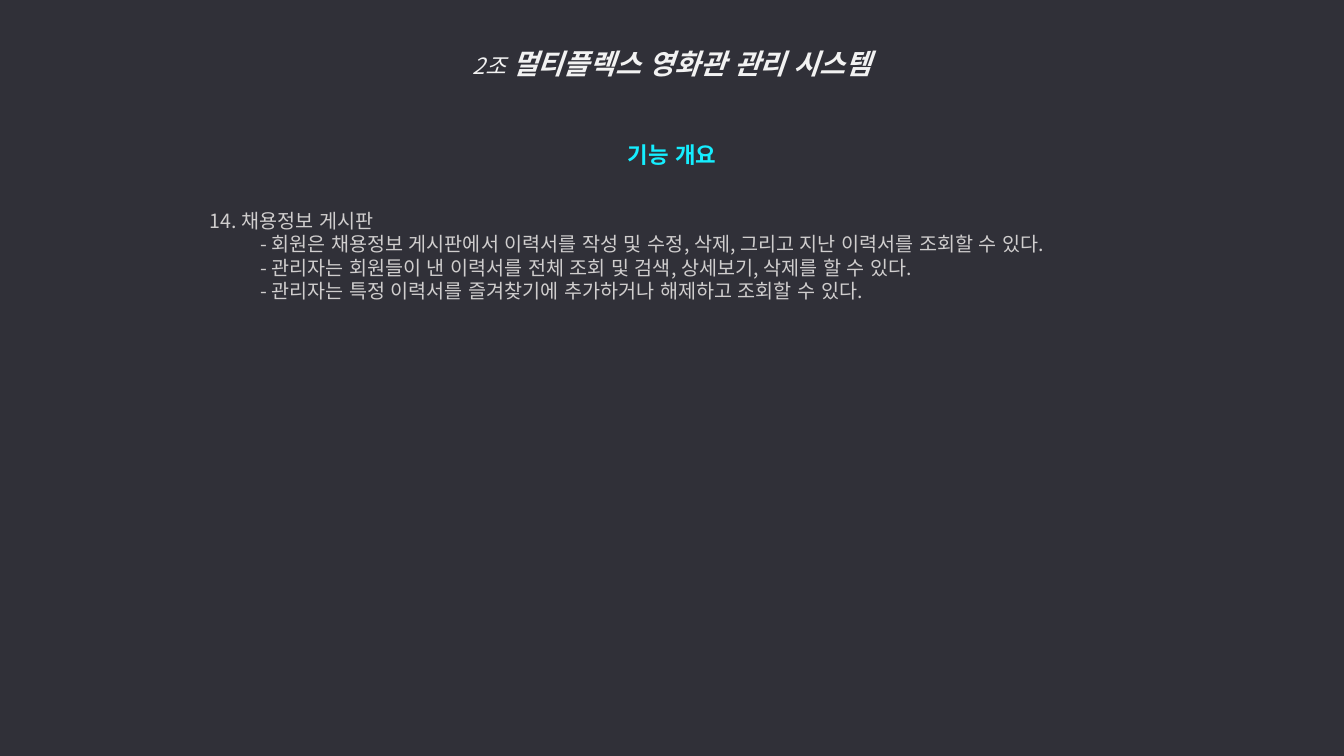
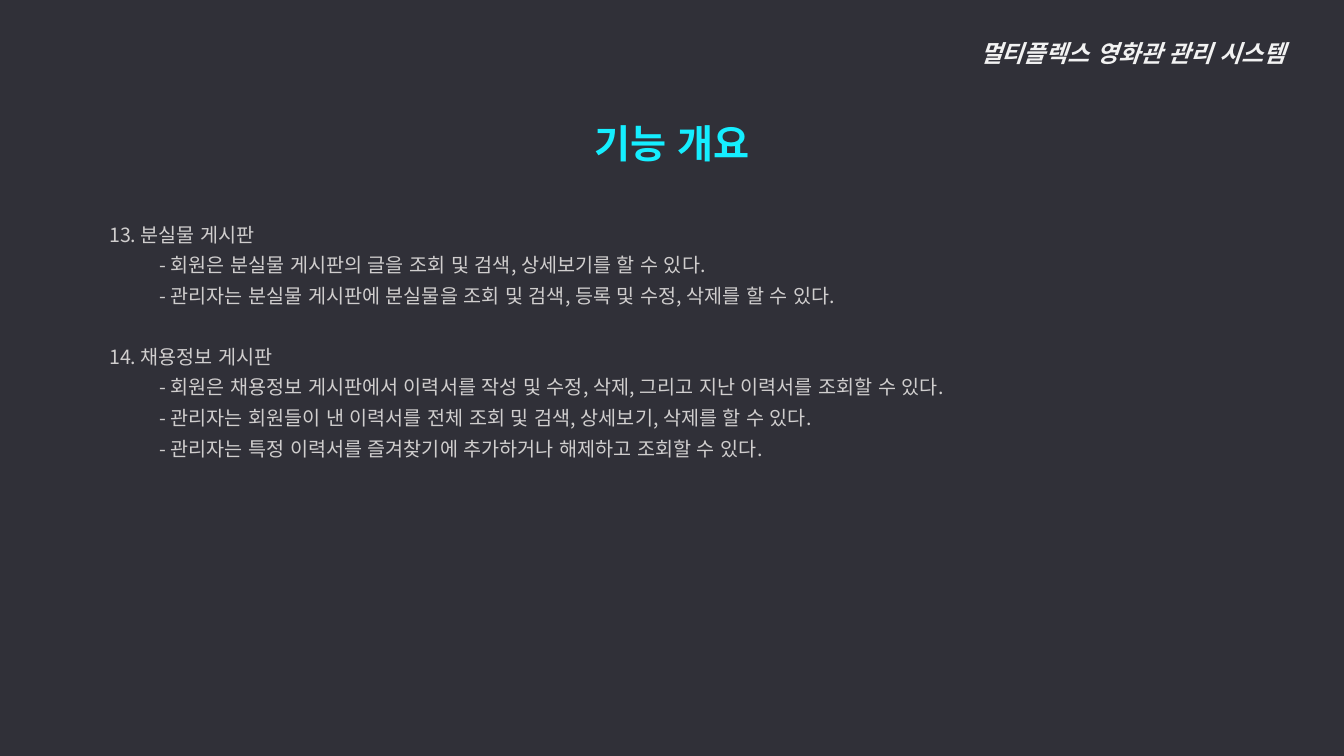
Before and after one commit to ywc-412/MultiplexTeamProject, a slide deck: slide 7 of 2조 시스템개요, 요구사항 정의.pptx (slide 6 before the commit). Drawn at 1344x756 pixels with LibreOffice and Linux fonts; fonts in the diff are those of the drawing. Boxes give left, top, right and bottom in pixels: in the first picture for what was removed or moved away, otherwise in the second. Text is boxed around its words. In the diff, an @@ line names an element or a change of style, - is before the commit and + after.

Commit message:
요구사항정의 추가

```diff
--- a/2조 시스템개요, 요구사항 정의.pptx
+++ b/2조 시스템개요, 요구사항 정의.pptx
@@ text at (980, 42, 1285, 64): text changed; size 20 to 17 pt @@
-2조 멀티플렉스 영화관 관리 시스템
+멀티플렉스 영화관 관리 시스템
@@ text added at (595, 125, 749, 162), 28 pt, text #15EEFF, bold @@
+기능 개요
@@ text "13. 분실물 게시판": place and size @@
-text "13. 분실물 게시판" at (210, 144, 1044, 300)
+text "13. 분실물 게시판" at (109, 226, 944, 458)
@@ text at (109, 226, 835, 307): text changed; size 16 to 14 pt; text colour #15EEFF to #D0CECE; bold off @@
-기능 개요
+  13. 분실물 게시판
+    - 회원은 분실물 게시판의 글을 조회 및 검색, 상세보기를 할 수 있다.
+    - 관리자는 분실물 게시판에 분실물을 조회 및 검색, 등록 및 수정, 삭제를 할 수 있다.
@@ text at (109, 348, 944, 458): list level 4 to 2 in "14. 채용정보 게시판"; line spacing 1 to 1.3; list level 5 to 3 in "- 회원은 채용정보 게시판에서 이력서를 ..."; list level 5 to 3 in "- 관리자는 회원들이 낸 이력서를 ..."; list level 5 to 3 in "- 관리자는 특정 이력서를 즐겨찾기에 ..." @@
```
Also in this commit, not shown: 5 other slides changed, 11 slides added, 1 other file.
